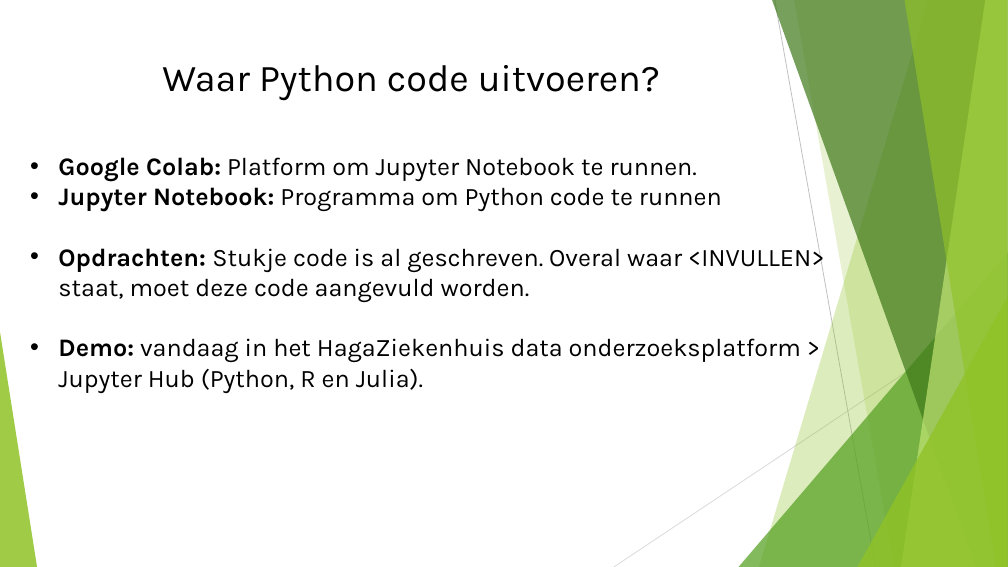
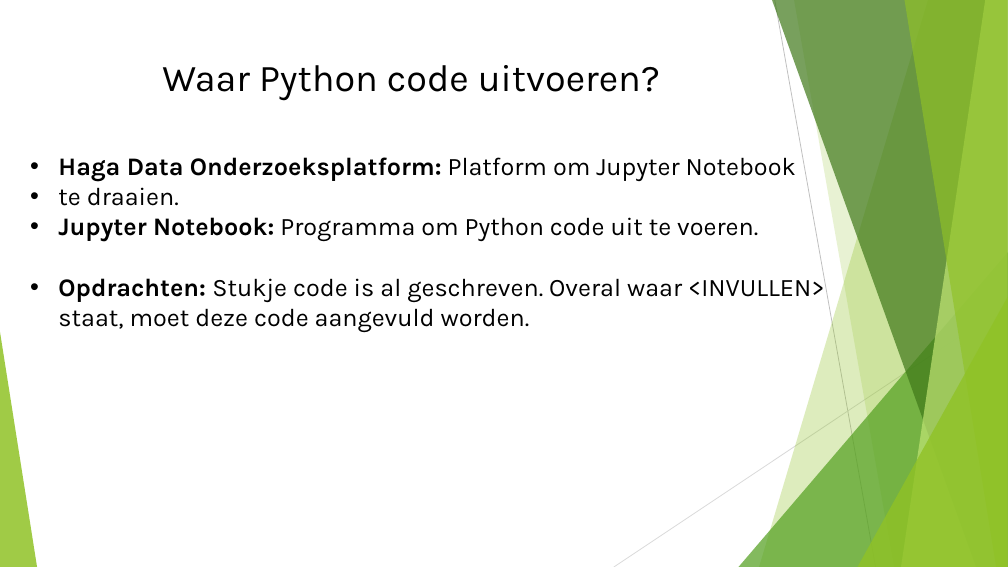
Before and after one commit to HagaZiekenhuis/python-workshops, a slide deck: slide 15 of Intro nieuw 11 09 23.pptx (slide 14 before the commit). Drawn at 1008x567 pixels with LibreOffice and Linux fonts; fonts in the diff are those of the drawing. Boxes give left, top, right and bottom in pixels: in the first picture for what was removed or moved away, otherwise in the second. Text is boxed around its words. In the diff, an @@ line names an element or a change of style, - is before the commit and + after.

```diff
--- a/Intro nieuw 11 09 23.pptx
+++ b/Intro nieuw 11 09 23.pptx
@@ text at (58,157,796,242): text changed @@
-• Google Colab: Platform om Jupyter Notebook te runnen.
-• Jupyter Notebook: Programma om Python code te runnen
+• Haga Data Onderzoeksplatform: Platform om Jupyter Notebook
+• te draaien.
+• Jupyter Notebook: Programma om Python code uit te voeren.
@@ text at (58,338,801,393): paragraph removed @@
-• Demo: vandaag in het HagaZiekenhuis data onderzoeksplatform >
-  Jupyter Hub (Python, R en Julia).
```
Also in this commit, not shown: 2 slides added, 1 slide removed.
